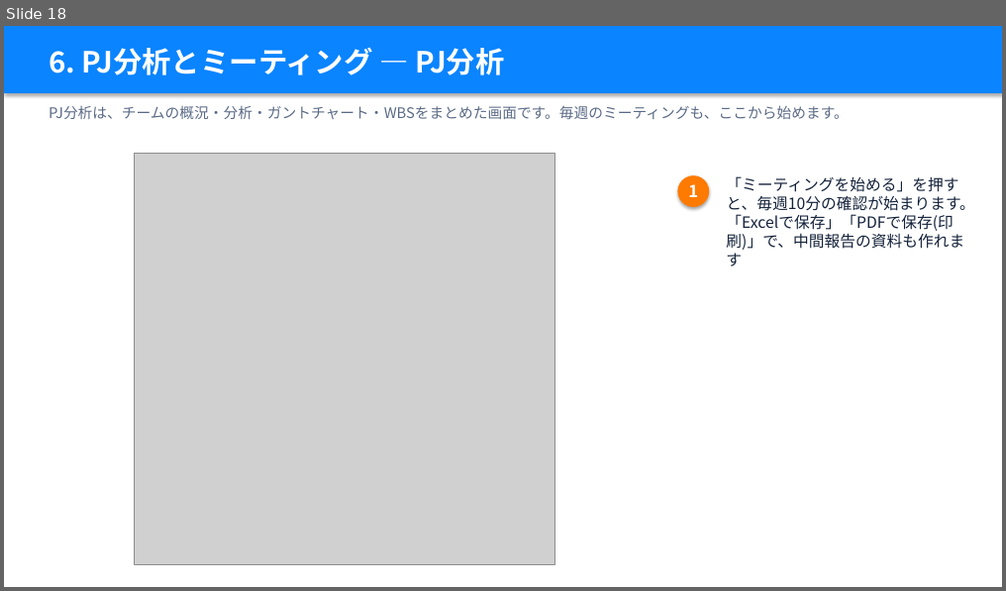
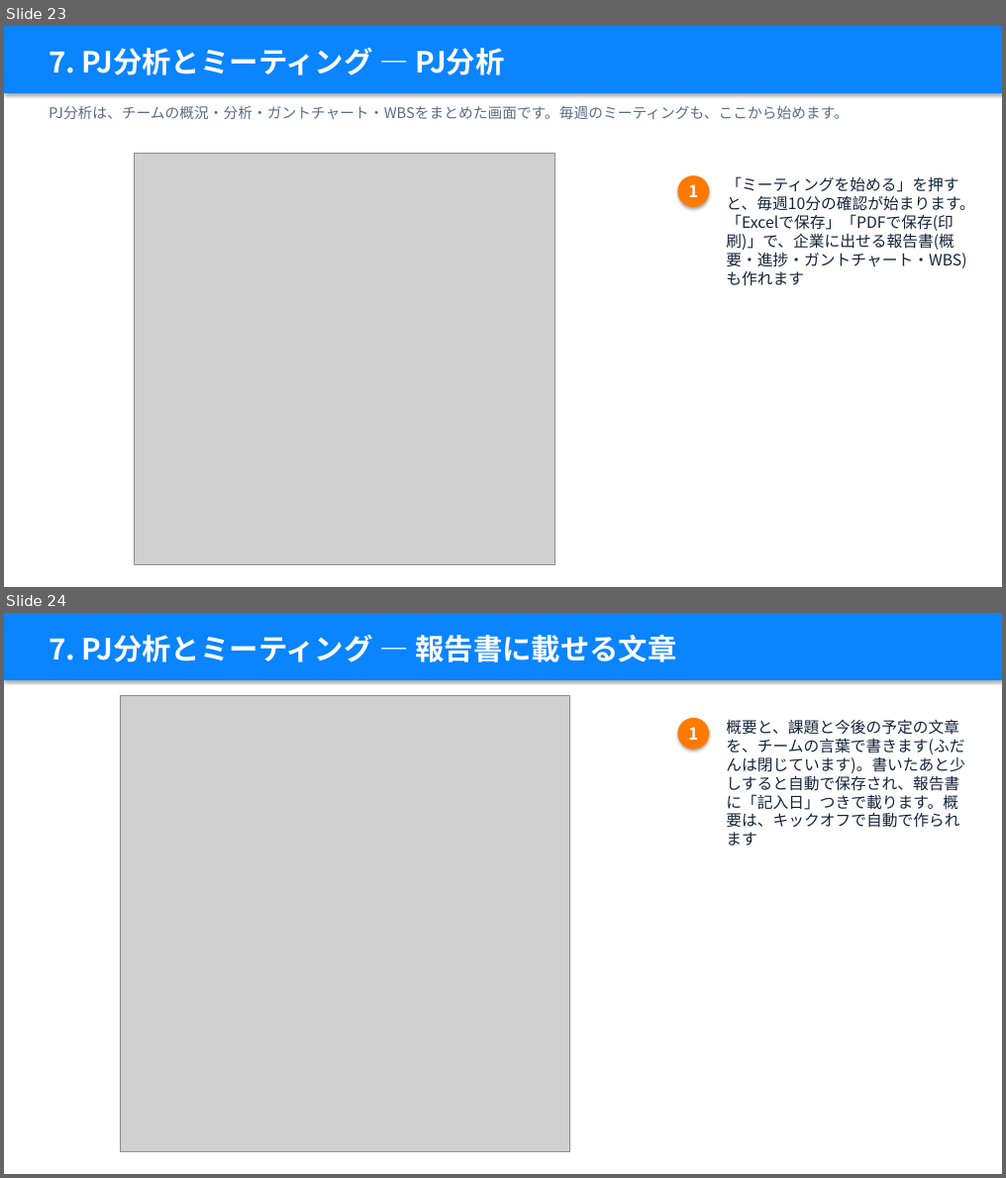
Before and after one commit to takky416-byte/sotsuken_pj_management, a slide deck: docs/manual/卒研PJ管理_説明資料_学生編.pptx. Shown one above the other, each under a label of ours: slide 18 before the commit, slides 23 and 24 after it. The pictures are 1006x591 and 1006x1178 pixels, drawn with LibreOffice and Linux fonts; fonts in the diff are those of the drawing; grey boxes stand for pictures. Boxes give left, top, right and bottom in pixels: in the first picture for what was removed or moved away, otherwise in the second. Text is boxed around its words. In the diff, an @@ line names an element or a change of style, - is before the commit and + after.

```diff
--- a/docs/manual/卒研PJ管理_説明資料_学生編.pptx
+++ b/docs/manual/卒研PJ管理_説明資料_学生編.pptx
@@ slide 24 added at <box>4,613,1002,1174</box>, background #FFFFFF @@
@@ rectangle added at <box>4,613,1002,680</box>, fill #0A84FF @@
@@ text added at <box>49,634,676,663</box>, 28 pt, text #FFFFFF, bold @@
+7. PJ分析とミーティング — 報告書に載せる文章
@@ picture added at <box>120,695,570,1152</box> @@
@@ ellipse added at <box>678,718,709,750</box>, fill #FF7A00, 16 pt, text #FFFFFF, bold @@
+1
@@ text added at <box>726,719,965,846</box>, 15 pt, text #14223A @@
+概要と、課題と今後の予定の文章を、チームの言葉で書きます(ふだんは閉じています)。書いたあと少しすると自動で保存され、報告書に「記入日」つきで載ります。概要は、キックオフで自動で作られます
@@ what was slide 18 is now slide 23 @@
@@ slide 23 changed as well @@
@@ text at <box>49,47,504,76</box>: text changed @@
-6. PJ分析とミーティング — PJ分析
+7. PJ分析とミーティング — PJ分析
@@ text at <box>726,176,975,286</box>: text changed @@
-「ミーティングを始める」を押すと、毎週10分の確認が始まります。「Excelで保存」「PDFで保存(印刷)」で、中間報告の資料も作れます
+「ミーティングを始める」を押すと、毎週10分の確認が始まります。「Excelで保存」「PDFで保存(印刷)」で、企業に出せる報告書(概要・進捗・ガントチャート・WBS)も作れます
```
Also in this commit, not shown: 19 other slides changed, 6 other slides added, 9 other files.
